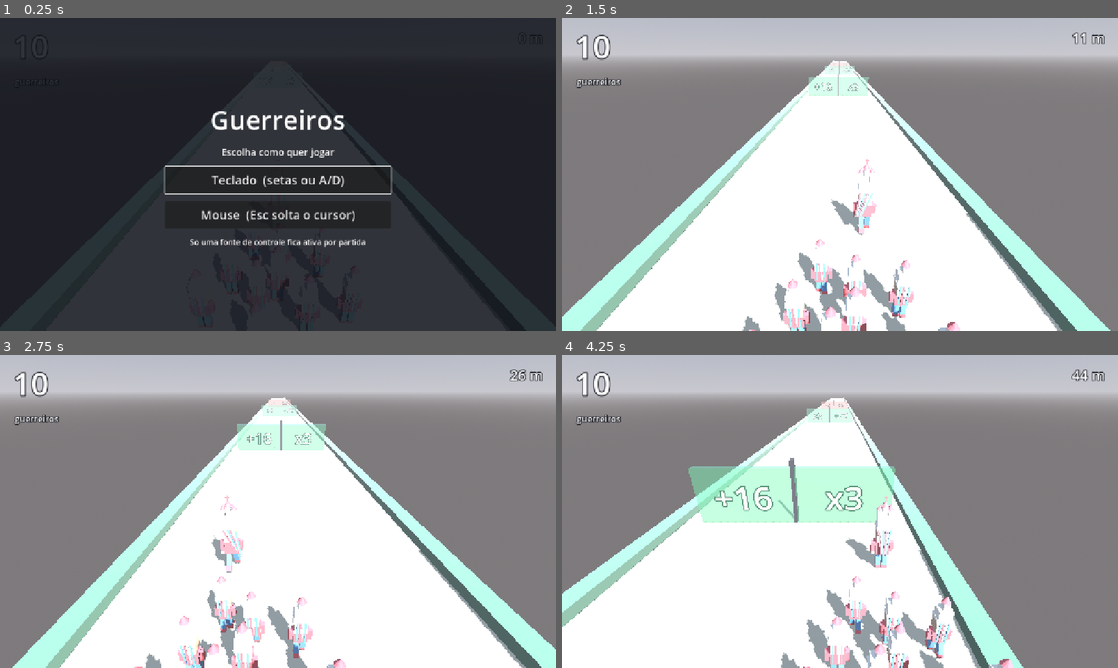
Above: before the commit, frames 1-4 (two rows, left to right).
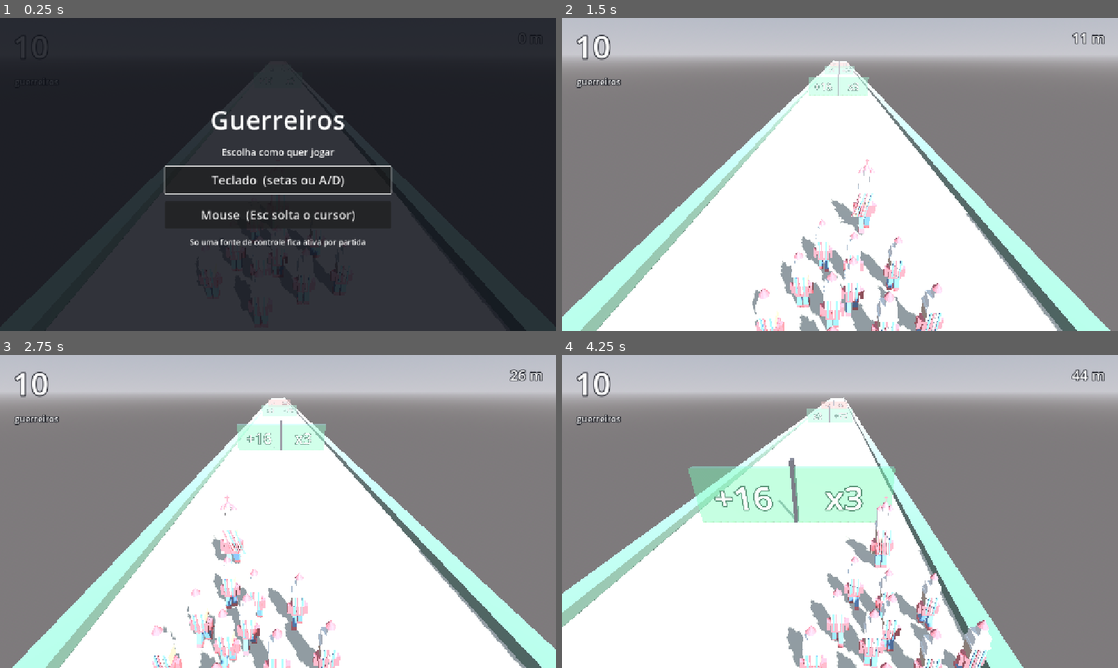
Above: after the commit, the same moments.

Repository: 3runorocha/COMP381-Projeto
Game: Godot game, scene res://scenes/Main.tscn
Same seed, same stepped clock (60 frames per second), same inputs: the game is played once before the commit and once after it.
Inputs (mouse positions are in pixels of both pictures, inside the frame that each line leads up to):
- Up to frame 1 (0.25 s): no input
- Up to frame 2 (1.5 s): click "Teclado (setas ou A/D)" at 0.5 s; tap Enter (ui_accept) at 1.25 s; move the mouse to (962, 158) at 1.27 s; hold Right (mover_direita) from 1.28 s (still down); click (962, 158) at 1.42 s
- Up to frame 3 (2.75 s): tap Enter (ui_accept) at 1.52, 2.27 s; move the mouse to (166, 527) at 2.02 s; release Right (mover_direita) at 2.03 s; hold Left (mover_esquerda) from 2.03 s (still down)
- Up to frame 4 (4.25 s): move the mouse to (895, 442) at 2.77 s; release Left (mover_esquerda) at 2.78 s; hold Right (mover_direita) from 2.78 s (still down); move the mouse to (812, 574) at 3.52 s; click (812, 574) at 3.67 s; tap Enter (ui_accept) at 3.77 s

The runs differ from the first frame. In frame 1, 0.3% of the frame differs, in the area x 36-65%, y 69-100%; in frame 2, 5.3%; in frame 3, 4.8%; in frame 4, 6.0%, in the area x 39-82%, y 56-100%.

Commit message:
Tira o leque das fitas e aproxima o cordao
O leque abria as fitas simetricamente para fora do centro, montando um cone
invertido atras da cabeca. Fita pendurada nao faz isso: ela cai reta e
ondula para tras. Removido, sobra a inclinacao mais a onda do passo.

A folga ate o guerreiro mais proximo cai de 1.1 para 0.25.

Co-Authored-By: Claude Opus 5 <noreply@anthropic.com>

Diff:
--- a/scripts/jogador/crowd_manager.gd
+++ b/scripts/jogador/crowd_manager.gd
@@ -30,7 +30,7 @@
 ## Medir pelo corpo da frente, e nao pelo centro do grupo, e o que mantem o
 ## espaco constante: o centro precisa recuar quando o cordao engorda, senao a
 ## metade da frente atropelaria o lider.
-@export var folga_atras: float = 1.1
+@export var folga_atras: float = 0.25
 ## Altura da vaga. Com o modelo, a origem fica nos pes, entao a vaga e um
 ## ponto no CHAO, nao o centro do corpo.
 @export var altura: float = 0.0
--- a/scripts/jogador/fitas_balanco.gd
+++ b/scripts/jogador/fitas_balanco.gd
@@ -63,14 +63,13 @@
     # O corpo sobe DUAS vezes por ciclo de passo, uma a cada pe que encosta,
     # entao a onda da fita corre no dobro da frequencia do ciclo.
     var passo := TAU * _ciclo_do_passo()
-    var meio := (float(_fitas.size()) - 1.0) * 0.5
     for i in _fitas.size():
         var forca := 0.3 + 0.7 * vento
         var onda := deg_to_rad(ondulacao_graus) * forca * sin(passo - float(i) * atraso_entre_fitas)
-        # Leque fixo, nao animado: as fitas abrem levemente para fora do centro
-        # e param de parecer seis copias paralelas da mesma peca.
-        var leque := deg_to_rad(3.0) * (float(i) - meio)
-        _fitas[i].rotation = Vector3(deitar + onda, 0.0, lateral + leque)
+        # So para tras. Nao ha leque: abrir as fitas simetricamente para fora
+        # do centro montava um cone invertido atras da cabeca, que nao e o que
+        # fita pendurada faz.
+        _fitas[i].rotation = Vector3(deitar + onda, 0.0, lateral)
 
 
 ## Ciclo da caminhada deste mesmo corpo.
